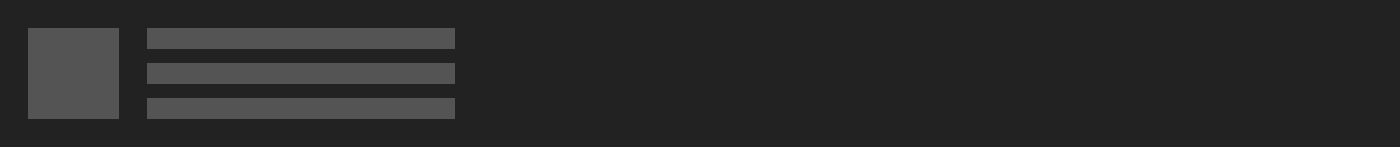
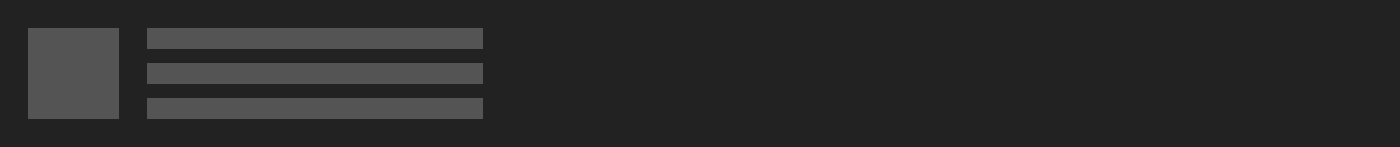
Revision of a layered 1400px x 147px image; what changed, layer by layer:
painted on "health" over box(455, 28, 483, 119)
